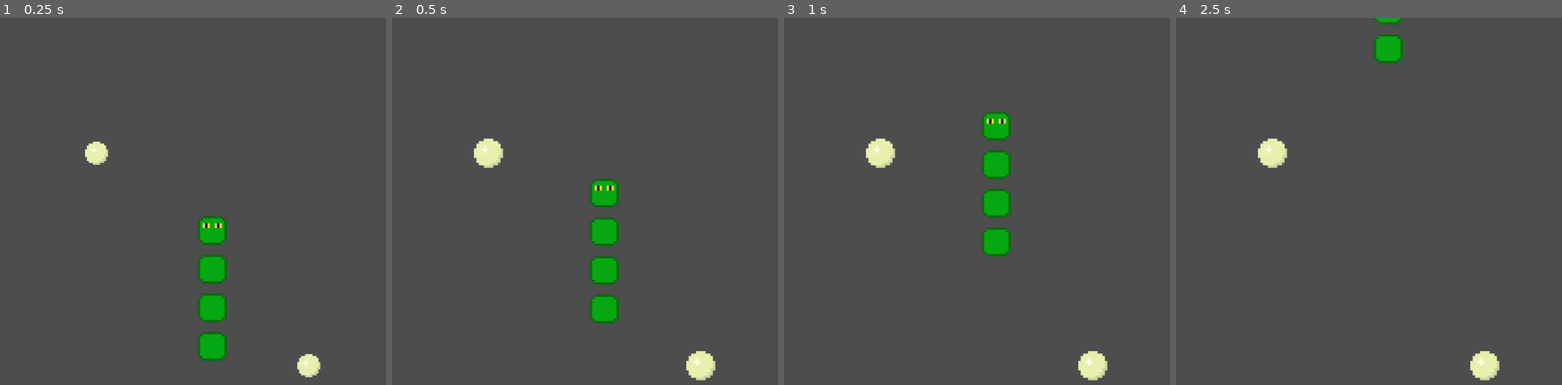
Above: before the commit, frames 1-4 (left to right).
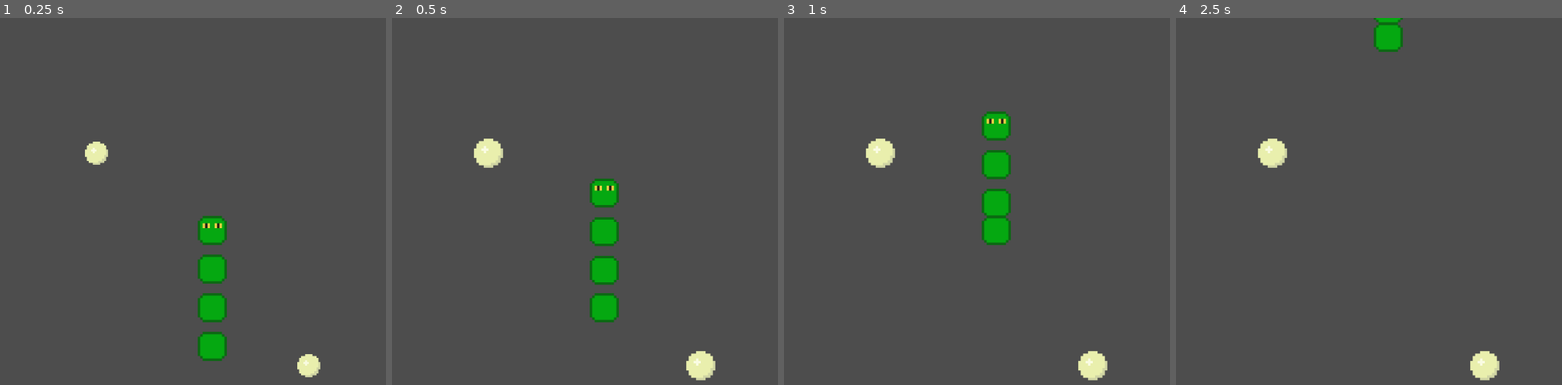
Above: after the commit, the same moments.

Repository: Alfonzone/snake_clone
Game: Godot game, scene res://scenes/tests/snake_movement/snake_movement.tscn
Same seed, same stepped clock (60 frames per second), same inputs: the game is played once before the commit and once after it. Before the commit the project has no main scene; this scene is started directly in both runs.
Inputs:
- Up to frame 1 (0.25 s): no input
- Up to frame 2 (0.5 s): no input
- Up to frame 3 (1 s): hold Up (ui_up) from 0.53 s (still down)
- Up to frame 4 (2.5 s): release Up (ui_up) at 2.03 s; hold Left (ui_left) from 2.03 s (still down)

Frame 1 is identical in both runs. In frame 2, 0.1% of the frame differs, in the area x 51-59%, y 74-84%; in frame 3, 0.5%, in the area x 51-59%, y 54-66%; in frame 4, 0.5%.

Commit message:
Added main menu with difficulty setting.

Diff:
--- a/project.godot
+++ b/project.godot
@@ -12,6 +12,7 @@
 
 config/name="Snake Clone"
 config/tags=PackedStringArray("clone")
+run/main_scene="res://scenes/main_menu/main_menu.tscn"
 config/features=PackedStringArray("4.3", "Forward Plus")
 config/icon="res://icon.svg"
 
--- a/scenes/food/egg.gd
+++ b/scenes/food/egg.gd
@@ -15,6 +15,7 @@
 
 
 func _on_area_entered(_area: Area2D) -> void:
+	set_deferred("monitoring", false)
 	self.eaten.emit()
 	var tween := create_tween().set_ease(Tween.EASE_IN).set_trans(Tween.TRANS_BOUNCE)
 	tween.tween_property(self, "scale", Vector2.ZERO, 0.3)
--- a/scenes/level/level.tscn
+++ b/scenes/level/level.tscn
@@ -89,11 +89,22 @@
 horizontal_alignment = 1
 vertical_alignment = 1
 
-[node name="RetryButton" type="Button" parent="UILayer/Control/GameOverMenu/VBoxContainer"]
+[node name="HBoxContainer" type="HBoxContainer" parent="UILayer/Control/GameOverMenu/VBoxContainer"]
 layout_mode = 2
+size_flags_vertical = 3
+
+[node name="RetryButton" type="Button" parent="UILayer/Control/GameOverMenu/VBoxContainer/HBoxContainer"]
+layout_mode = 2
+size_flags_horizontal = 3
 size_flags_vertical = 3
 theme_override_font_sizes/font_size = 8
 text = "Retry"
+
+[node name="MainMenuButton" type="Button" parent="UILayer/Control/GameOverMenu/VBoxContainer/HBoxContainer"]
+layout_mode = 2
+size_flags_horizontal = 3
+theme_override_font_sizes/font_size = 8
+text = "Main Menu"
 
 [node name="TileMap" parent="." instance=ExtResource("2_7pm1a")]
 
@@ -135,7 +146,8 @@
 [node name="CollisionShape2D" type="CollisionShape2D" parent="Area2D4"]
 shape = SubResource("WorldBoundaryShape2D_twx2d")
 
-[connection signal="pressed" from="UILayer/Control/GameOverMenu/VBoxContainer/RetryButton" to="." method="_on_retry_button_pressed"]
+[connection signal="pressed" from="UILayer/Control/GameOverMenu/VBoxContainer/HBoxContainer/RetryButton" to="." method="_on_retry_button_pressed"]
+[connection signal="pressed" from="UILayer/Control/GameOverMenu/VBoxContainer/HBoxContainer/MainMenuButton" to="." method="_on_main_menu_button_pressed"]
 [connection signal="ate_egg" from="SnakeHolder/SnakeHead" to="." method="_on_snake_head_ate_egg"]
 [connection signal="hit_wall" from="SnakeHolder/SnakeHead" to="." method="_on_snake_head_hit_wall"]
 [connection signal="spawning_tail" from="SnakeHolder/SnakeBody2" to="." method="spawn_new_snake_tail"]
--- /dev/null
+++ b/scenes/main_menu/main_menu.gd
@@ -0,0 +1,20 @@
+class_name MainMenu
+extends ColorRect
+
+## The game's main menu.
+
+func _ready() -> void:
+	$HBoxContainer/VBoxContainer/DifficultySlider.value = roundf(6.0 - TurnTimer.wait_time * 10.0)
+
+
+func _on_h_slider_value_changed(value: float) -> void:
+	$HBoxContainer/VBoxContainer/DifficultyLabel.text = "Difficulty: %s" % value
+	TurnTimer.wait_time = (6.0 - value) / 10.0
+
+
+func _on_play_button_pressed() -> void:
+	get_tree().change_scene_to_file("res://scenes/level/level.tscn")
+
+
+func _on_quit_button_pressed() -> void:
+	get_tree().quit()
--- /dev/null
+++ b/scenes/main_menu/main_menu.tscn
@@ -0,0 +1,89 @@
+[gd_scene load_steps=5 format=3 uid="uid://bl0xy037fyfva"]
+
+[ext_resource type="Script" path="res://scenes/main_menu/main_menu.gd" id="1_qwb1g"]
+
+[sub_resource type="SystemFont" id="SystemFont_ol3p1"]
+
+[sub_resource type="LabelSettings" id="LabelSettings_gxp88"]
+font = SubResource("SystemFont_ol3p1")
+font_size = 32
+font_color = Color(0.294118, 0.45098, 0.294118, 1)
+
+[sub_resource type="LabelSettings" id="LabelSettings_duvl3"]
+font_size = 8
+font_color = Color(0.150244, 0.490646, 9.62615e-07, 1)
+
+[node name="MainMenu" type="ColorRect"]
+process_mode = 3
+anchors_preset = 15
+anchor_right = 1.0
+anchor_bottom = 1.0
+grow_horizontal = 2
+grow_vertical = 2
+color = Color(0.419608, 1, 0.239216, 1)
+script = ExtResource("1_qwb1g")
+
+[node name="Label" type="Label" parent="."]
+layout_mode = 1
+anchors_preset = 5
+anchor_left = 0.5
+anchor_right = 0.5
+offset_left = -120.0
+offset_right = 116.0
+offset_bottom = 55.0
+grow_horizontal = 2
+text = "Snake Clone"
+label_settings = SubResource("LabelSettings_gxp88")
+horizontal_alignment = 1
+vertical_alignment = 1
+
+[node name="HBoxContainer" type="HBoxContainer" parent="."]
+layout_mode = 1
+anchors_preset = 14
+anchor_top = 0.5
+anchor_right = 1.0
+anchor_bottom = 0.5
+offset_left = 16.0
+offset_right = -16.0
+offset_bottom = 64.0
+grow_horizontal = 2
+grow_vertical = 2
+theme_override_constants/separation = 16
+
+[node name="VBoxContainer" type="VBoxContainer" parent="HBoxContainer"]
+layout_mode = 2
+size_flags_horizontal = 3
+
+[node name="PlayButton" type="Button" parent="HBoxContainer/VBoxContainer"]
+custom_minimum_size = Vector2(0, 48)
+layout_mode = 2
+size_flags_horizontal = 3
+theme_override_colors/font_color = Color(0.419608, 1, 0.239216, 1)
+theme_override_font_sizes/font_size = 18
+text = "Play"
+
+[node name="DifficultySlider" type="HSlider" parent="HBoxContainer/VBoxContainer"]
+layout_mode = 2
+size_flags_horizontal = 3
+size_flags_stretch_ratio = 2.0
+min_value = 1.0
+max_value = 5.0
+value = 1.0
+
+[node name="DifficultyLabel" type="Label" parent="HBoxContainer/VBoxContainer"]
+layout_mode = 2
+size_flags_horizontal = 3
+text = "Difficulty: 1"
+label_settings = SubResource("LabelSettings_duvl3")
+
+[node name="QuitButton" type="Button" parent="HBoxContainer"]
+custom_minimum_size = Vector2(0, 48)
+layout_mode = 2
+size_flags_horizontal = 3
+size_flags_vertical = 0
+theme_override_colors/font_color = Color(0.419608, 1, 0.239216, 1)
+text = "Quit"
+
+[connection signal="pressed" from="HBoxContainer/VBoxContainer/PlayButton" to="." method="_on_play_button_pressed"]
+[connection signal="value_changed" from="HBoxContainer/VBoxContainer/DifficultySlider" to="." method="_on_h_slider_value_changed"]
+[connection signal="pressed" from="HBoxContainer/QuitButton" to="." method="_on_quit_button_pressed"]
--- a/scenes/snake/snake_body.gd
+++ b/scenes/snake/snake_body.gd
@@ -17,6 +17,8 @@
 var next_step_position: Vector2
 ## Whether the body part is currently digesting an egg.
 var has_egg := false
+## The duration of a step animation.
+var movement_duration: float
 
 
 func _ready() -> void:
@@ -37,16 +39,16 @@
 	if self.following.has_egg:
 		self.has_egg = true
 		var scale_tween := self.create_tween().set_ease(Tween.EASE_OUT).set_trans(Tween.TRANS_CUBIC)
-		scale_tween.tween_property($Sprite2D, "scale", Vector2(1.2, 1.2), 0.3)
+		scale_tween.tween_property($Sprite2D, "scale", Vector2(1.2, 1.2), movement_duration)
 	elif self.has_egg:
 		self.has_egg = false
 		var scale_tween := self.create_tween().set_ease(Tween.EASE_OUT).set_trans(Tween.TRANS_CUBIC)
-		scale_tween.tween_property($Sprite2D, "scale", Vector2(1, 1), 0.3)
+		scale_tween.tween_property($Sprite2D, "scale", Vector2(1, 1), movement_duration)
 		if self.is_tail:
 			self.spawn_new_tail()
 
 	var tween := self.create_tween().set_ease(Tween.EASE_OUT).set_trans(Tween.TRANS_CUBIC)
-	tween.tween_property(self, "position", self.next_step_position, SnakeHead.MOVEMENT_DURATION)
+	tween.tween_property(self, "position", self.next_step_position, movement_duration)
 
 
 ## Spawns a new tail that will follow this body part.
@@ -55,6 +57,7 @@
 	new_tail.position = self.position
 	new_tail.is_tail = true
 	new_tail.following = self
+	new_tail.movement_duration = movement_duration
 	self.spawning_tail.emit(new_tail, self)
 
 
--- a/scenes/snake/snake_head.gd
+++ b/scenes/snake/snake_head.gd
@@ -14,11 +14,12 @@
 ## The length (in pixels) of a step.
 const STEP_LENGTH := 16
 ## The duration of a step animation.
-const MOVEMENT_DURATION := 0.3
+var movement_duration := 0.2
 
 ## The direction to which the next step will be taken.
 var next_step_direction := Vector2.UP
 @onready var _sprite: Sprite2D = $Sprite2D
+## The direction at which the next body part will be placed.
 var next_body_direction := Vector2.DOWN
 ## Whether the head has just eaten an egg.
 var has_egg := false
@@ -55,7 +56,7 @@
 		self.has_egg = false
 		var scale_tween := self.create_tween().set_ease(Tween.EASE_OUT).set_trans(Tween.TRANS_CUBIC)
 		scale_tween.tween_property(self._sprite, "scale", Vector2(1, 1), 0.3)
-	tween.tween_property(self, "position", self.position + position_delta, MOVEMENT_DURATION)
+	tween.tween_property(self, "position", self.position + position_delta, movement_duration)
 
 
 func _on_turn_timer_timeout() -> void:
--- a/scenes/tests/snake_movement/controller.gd
+++ b/scenes/tests/snake_movement/controller.gd
@@ -15,7 +15,7 @@
 @onready var score_label: Label = $UILayer/Control/Label
 @onready var game_over_menu: Control = $UILayer/Control/GameOverMenu
 @onready var game_over_score_label: Label = $UILayer/Control/GameOverMenu/VBoxContainer/ScoreLabel
-var score := 0
+var score := 0  ## The player's score. Increases when the snake eats an egg.
 
 
 func _ready() -> void:
@@ -69,6 +69,10 @@
 
 
 func _start_game() -> void:
+	$SnakeHolder/SnakeHead.movement_duration = TurnTimer.wait_time
+	$SnakeHolder/SnakeBody.movement_duration = TurnTimer.wait_time
+	$SnakeHolder/SnakeBody2.movement_duration = TurnTimer.wait_time
+	TurnTimer.start()
 	get_tree().paused = false
 
 
@@ -79,9 +83,14 @@
 
 func _on_snake_head_hit_wall() -> void:
 	get_tree().paused = true
+	TurnTimer.stop()
 	game_over_menu.visible = true
 	game_over_score_label.text = "Your score: %s" % score
 
 
 func _on_retry_button_pressed() -> void:
 	get_tree().change_scene_to_file("res://scenes/level/level.tscn")
+
+
+func _on_main_menu_button_pressed() -> void:
+	get_tree().change_scene_to_file("res://scenes/main_menu/main_menu.tscn")
--- a/scenes/turn_timer/turn_timer.tscn
+++ b/scenes/turn_timer/turn_timer.tscn
@@ -2,4 +2,3 @@
 
 [node name="TurnTimer" type="Timer"]
 wait_time = 0.3
-autostart = true
